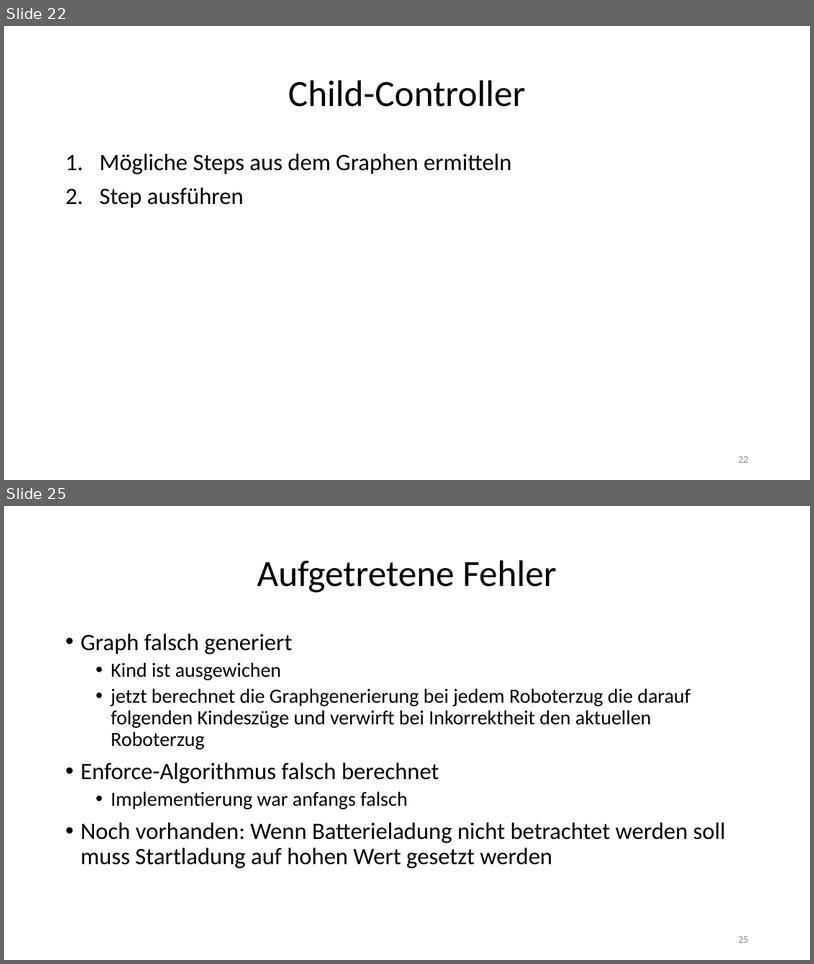
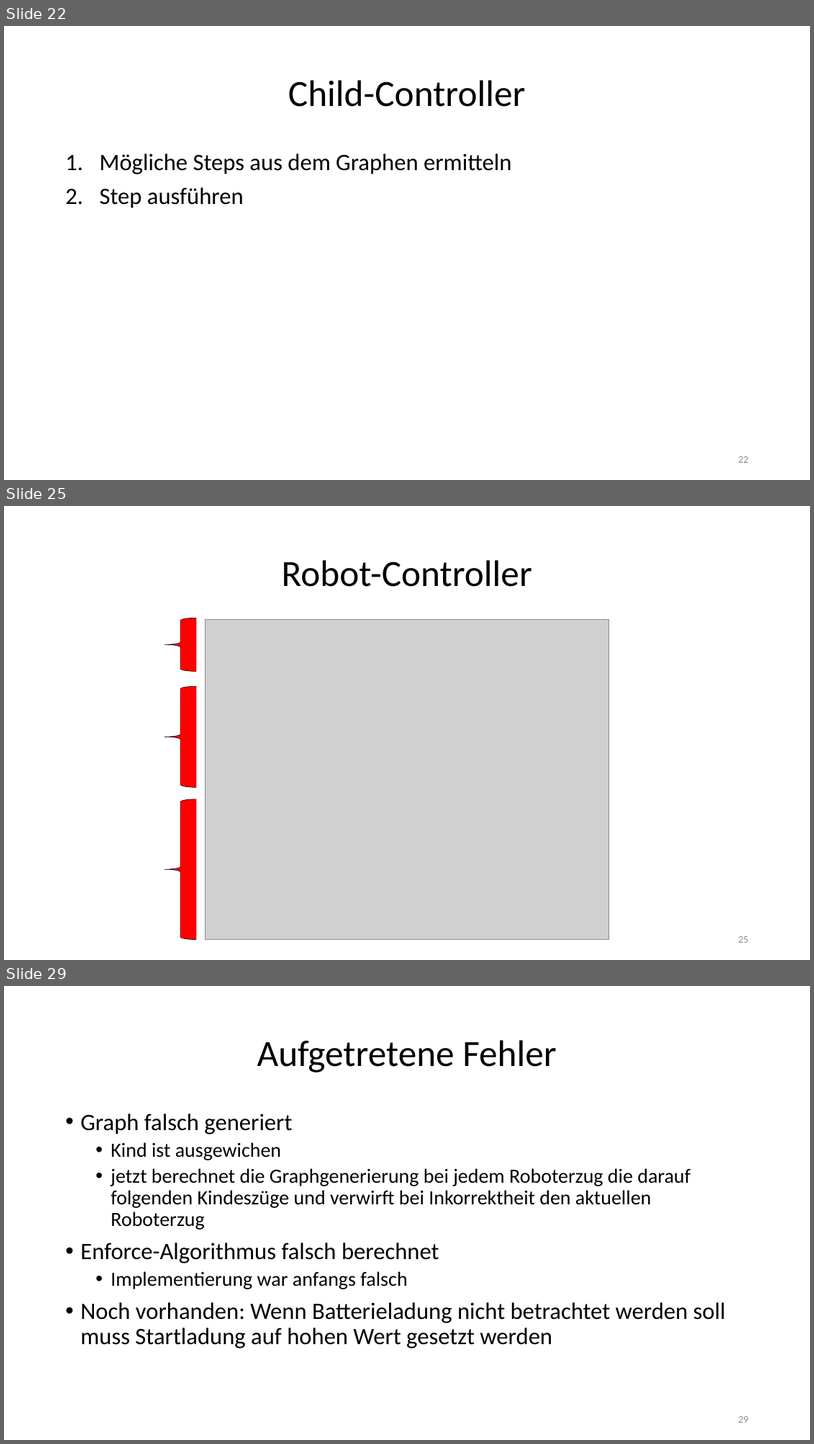
Before and after one commit to jhbruhn/fmes, a slide deck: Dokumentation/Roboter.pptx. Shown one above the other, each under a label of ours: slides 22 and 25 before the commit, slides 22, 25 and 29 after it; the slides between them are not shown. The pictures are 814x964 and 814x1444 pixels, drawn with LibreOffice and Linux fonts; fonts in the diff are those of the drawing; grey boxes stand for pictures. Boxes give left, top, right and bottom in pixels: in the first picture for what was removed or moved away, otherwise in the second. Text is boxed around its words. In the diff, an @@ line names an element or a change of style, - is before the commit and + after.

```diff
--- a/Dokumentation/Roboter.pptx
+++ b/Dokumentation/Roboter.pptx
@@ slide 25 added at bbox=[4, 506, 810, 960], background #FFFFFF @@
@@ title added at bbox=[282, 560, 532, 587], 44 pt, text #000000 @@
+Robot-Controller
@@ left brace added at bbox=[165, 618, 197, 671], fill #FF0000, outline #000000 0.5 pt @@
@@ picture added at bbox=[206, 620, 609, 939] @@
@@ left brace added at bbox=[165, 686, 197, 788], fill #FF0000, outline #000000 0.5 pt @@
@@ left brace added at bbox=[165, 799, 197, 939], fill #FF0000, outline #000000 0.5 pt @@
@@ page number added at bbox=[738, 936, 748, 942], 12 pt, text #8C8C8C @@
+25
@@ what was slide 25 is now slide 29 @@
```
Also in this commit, not shown: 2 slides changed, 3 other slides added.
